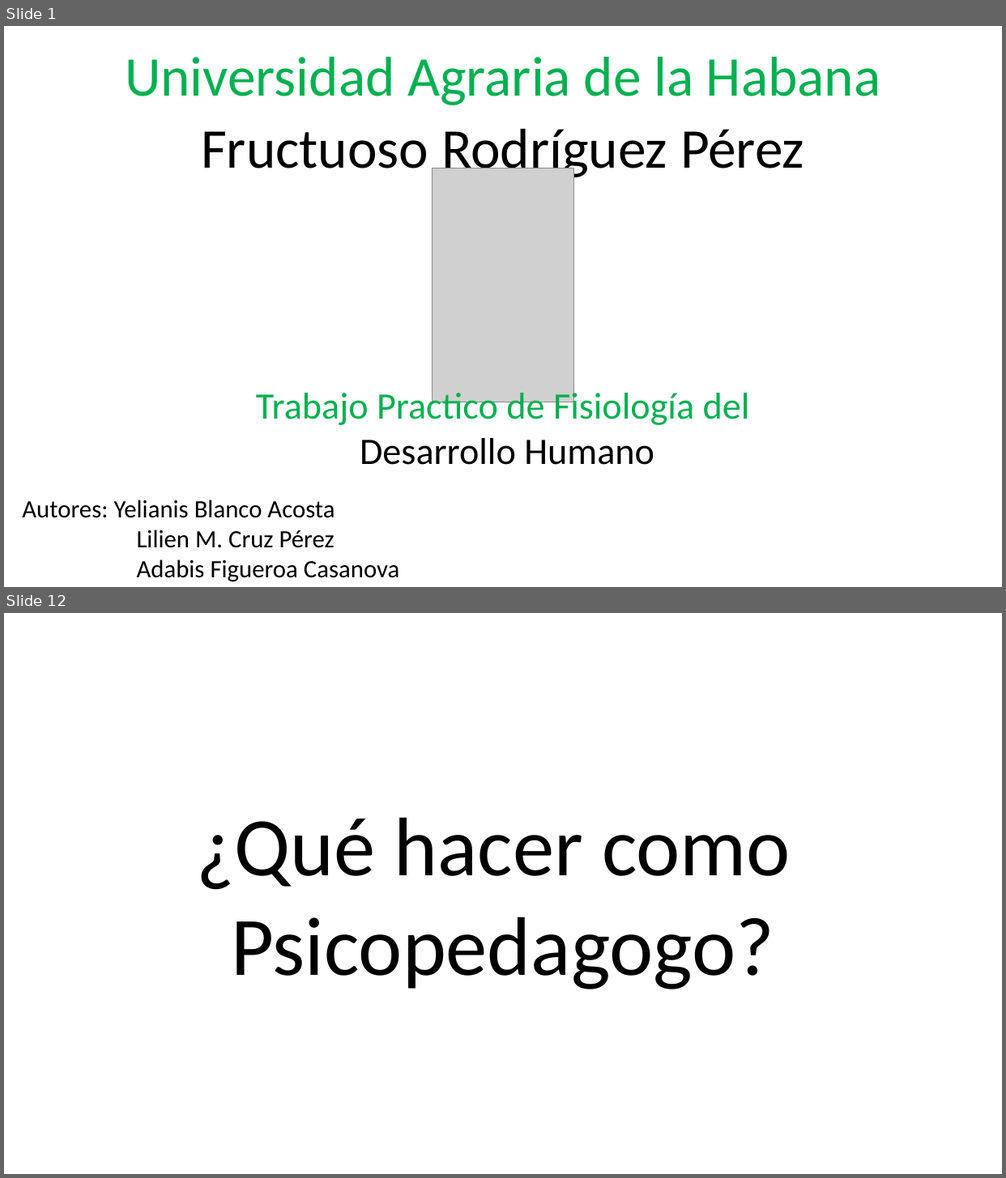
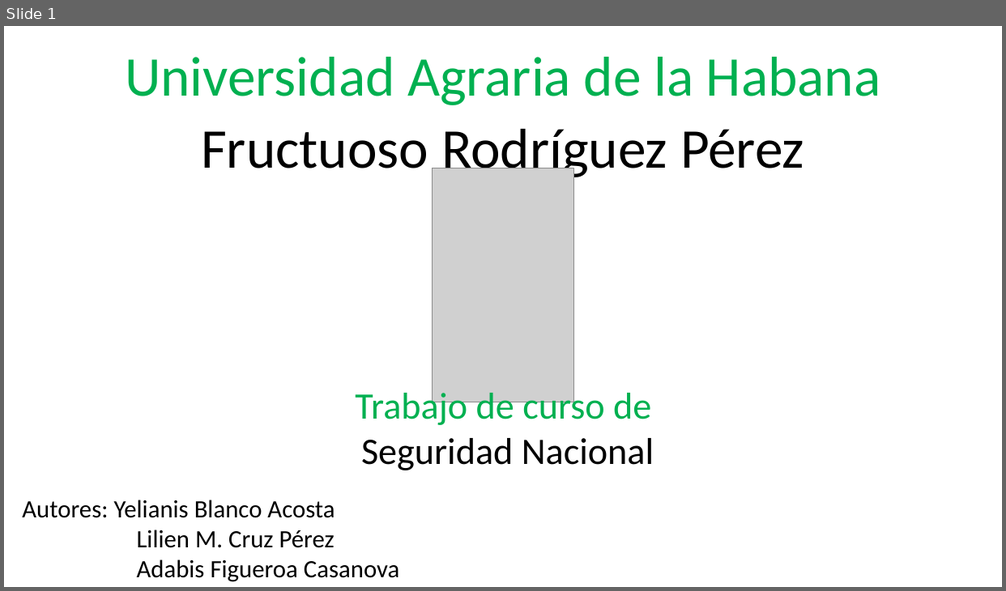
Before and after one commit to yeli120498/yeli120498, a slide deck: Ier Semestre/Seguridad Nacional/Presentacion de seguridad nacionañ.pptx. Shown one above the other, each under a label of ours: slides 1 and 12 before the commit, slide 1 after it; the slides between them are not shown. The pictures are 1006x1178 and 1006x591 pixels, drawn with LibreOffice and Linux fonts; fonts in the diff are those of the drawing; grey boxes stand for pictures. Boxes give left, top, right and bottom in pixels: in the first picture for what was removed or moved away, otherwise in the second. Text is boxed around its words. In the diff, an @@ line names an element or a change of style, - is before the commit and + after.

Commit message:
Presentacion y distribucion de la presentacion del trabajo de seguridad nacional

```diff
--- a/Ier Semestre/Seguridad Nacional/Presentacion de seguridad nacionañ.pptx
+++ b/Ier Semestre/Seguridad Nacional/Presentacion de seguridad nacionañ.pptx
@@ slide 12 removed at (4, 613, 1002, 1174), background #FFFFFF @@
@@ text removed at (196, 817, 791, 990) @@
-¿Qué hacer como
-Psicopedagogo?
@@ slide 1 changed as well @@
@@ text at (355, 388, 654, 471): text changed; text colour #00B050 to #000000 @@
-Trabajo Practico de Fisiología del
-Desarrollo Humano
+Trabajo de curso de
+Seguridad Nacional
```
Also in this commit, not shown: 1 other slide changed, 7 slides added, 11 other slides removed, 1 other file.
